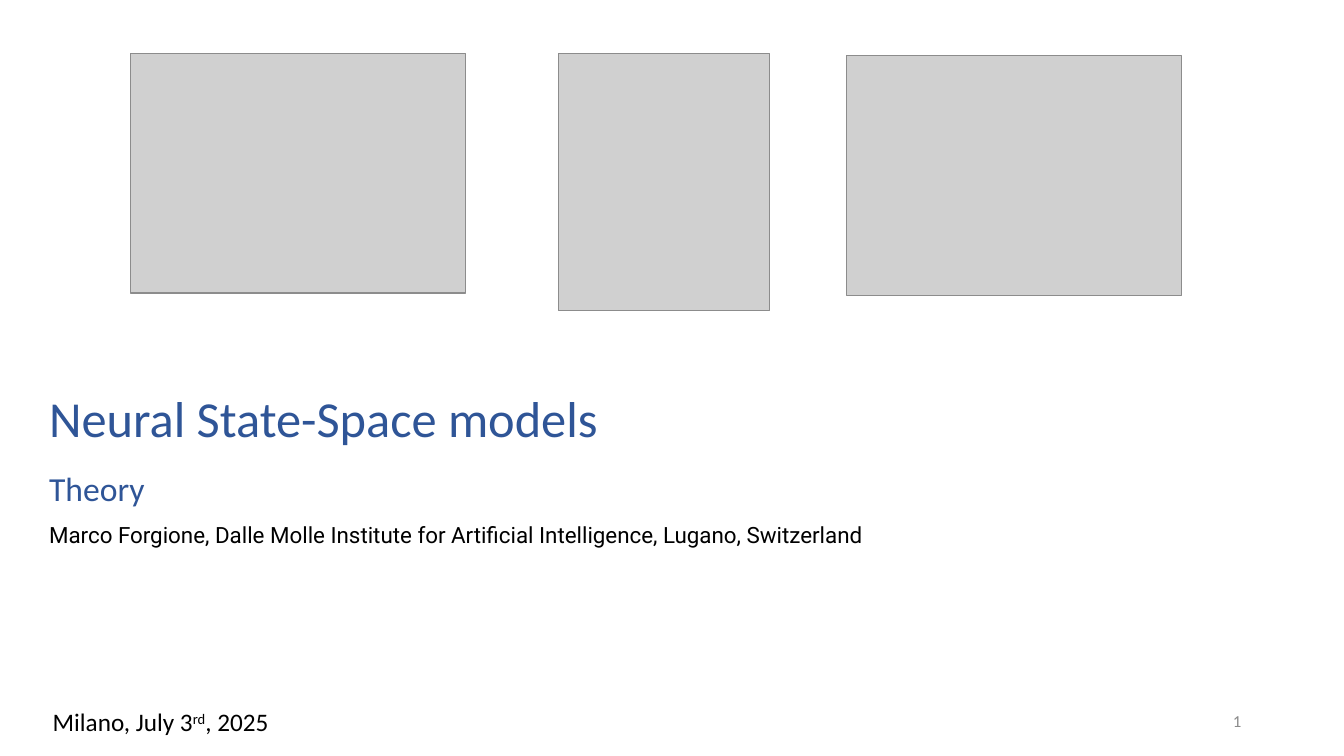
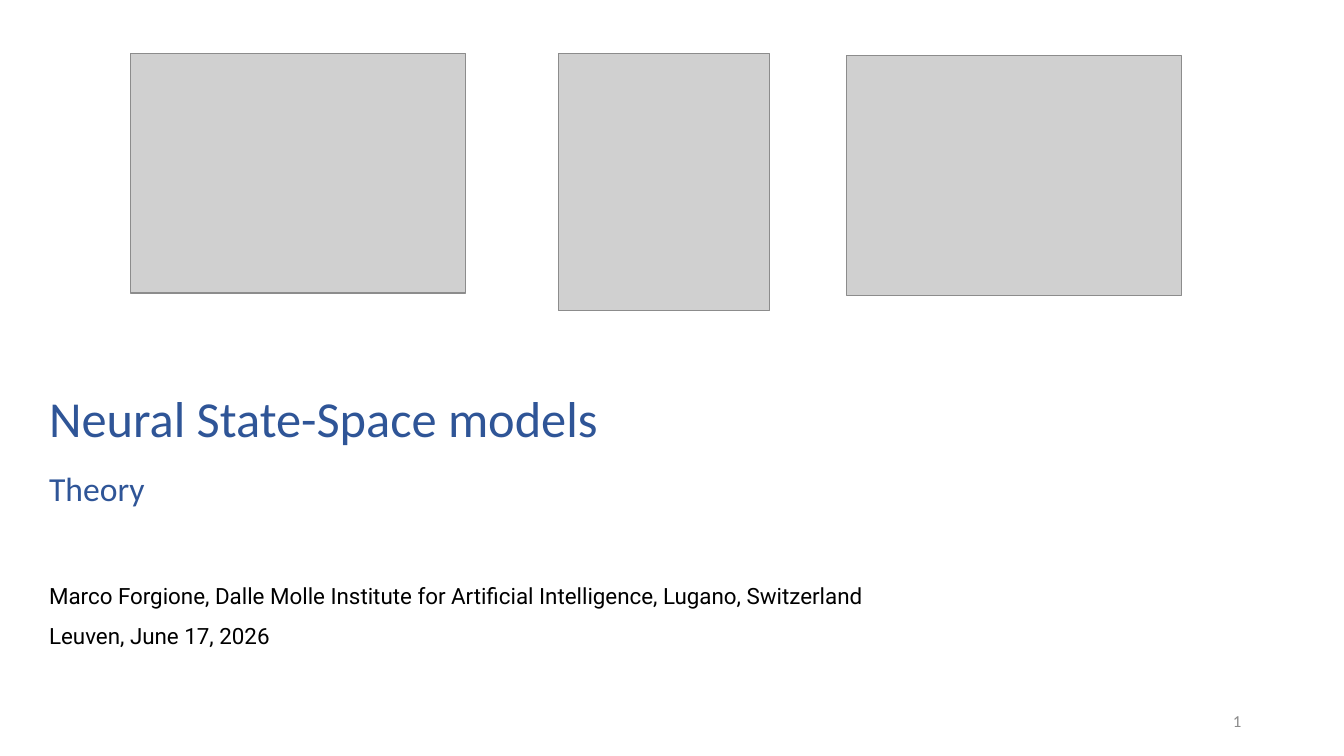
Before and after one commit to dariopi/Deep-Learning-for-System-Identification----EECI-Course----2026, a slide deck: slide 1 of lessons/04_state_space/state_space.pptx. Drawn at 1344x756 pixels with LibreOffice and Linux fonts; fonts in the diff are those of the drawing; grey boxes stand for pictures. Boxes give left, top, right and bottom in pixels: in the first picture for what was removed or moved away, otherwise in the second. Text is boxed around its words. In the diff, an @@ line names an element or a change of style, - is before the commit and + after.

```diff
--- a/lessons/04_state_space/state_space.pptx
+++ b/lessons/04_state_space/state_space.pptx
@@ text at (x1=49, y1=628, x2=269, y2=647): paragraph added @@
+Leuven, June 17, 2026
@@ text removed at (x1=53, y1=713, x2=268, y2=735) @@
-Milano, July 3rd, 2025
```
Also in this commit, not shown: 8 other files.
